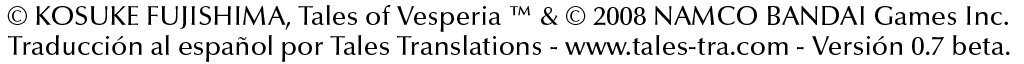
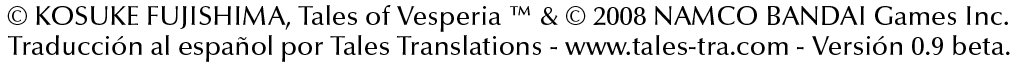
Comparing the layer stacks of the two 1024x64 images. Changes:
painted on "Traducción al español por Tales Translations - www.tales-tra.co" over bbox(932, 37, 944, 55)
